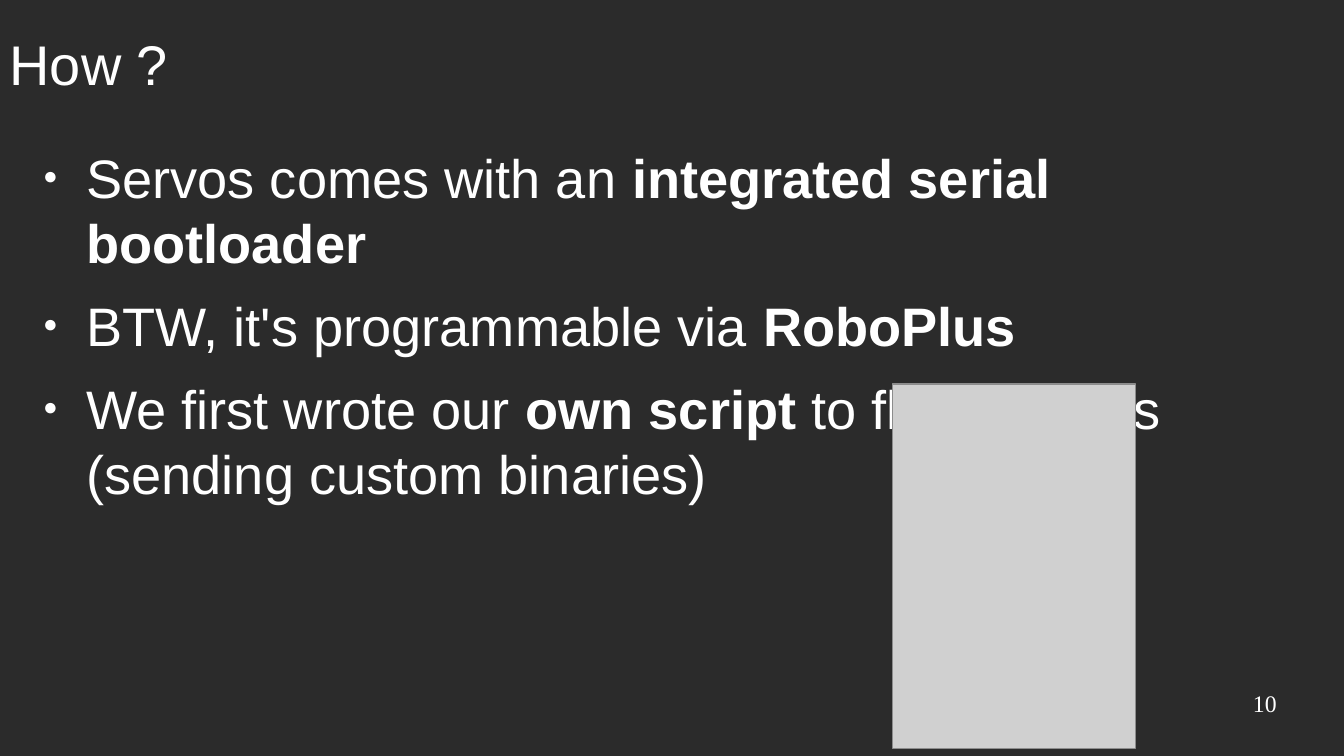
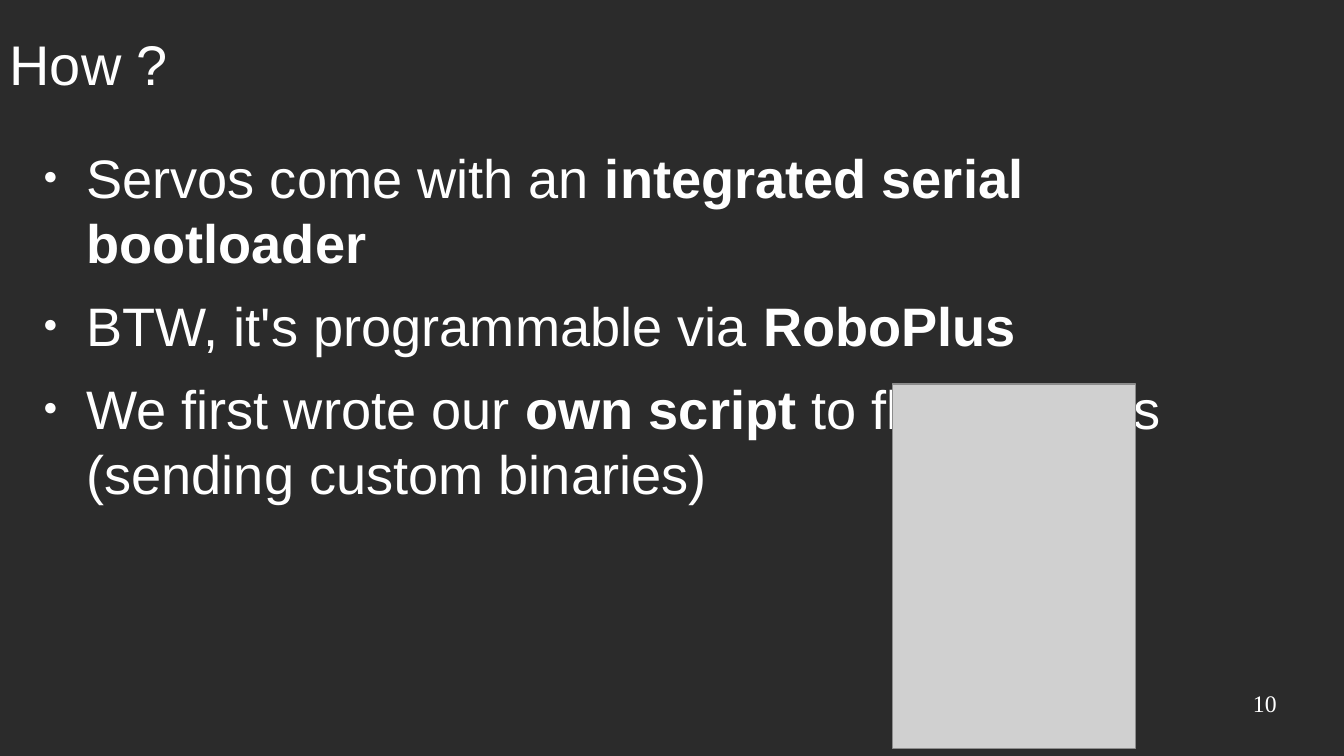
Before and after one commit to RhobanProject/Dynaban, a slide deck: slide 10 of docs/presentation.odp. Drawn at 1344x756 pixels with LibreOffice and Linux fonts; fonts in the diff are those of the drawing; grey boxes stand for pictures; background and template pictures are left out; a plain dark background stands for a picture behind light text. Boxes give left, top, right and bottom in pixels: in the first picture for what was removed or moved away, otherwise in the second. Text is boxed around its words. In the diff, an @@ line names an element or a change of style, - is before the commit and + after.

```diff
--- a/docs/presentation.odp
+++ b/docs/presentation.odp
@@ text at (x1=86, y1=158, x2=1024, y2=264): text changed @@
-● Servos comes with an integrated serial bootloader
+● Servos come with an integrated serial bootloader
```
Also in this commit, not shown: 7 other files.
